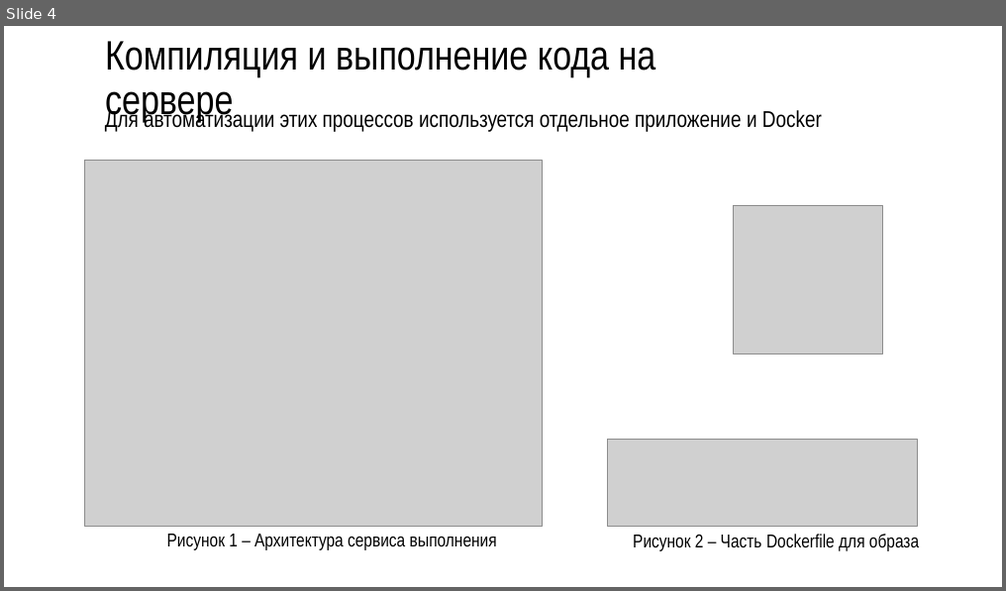
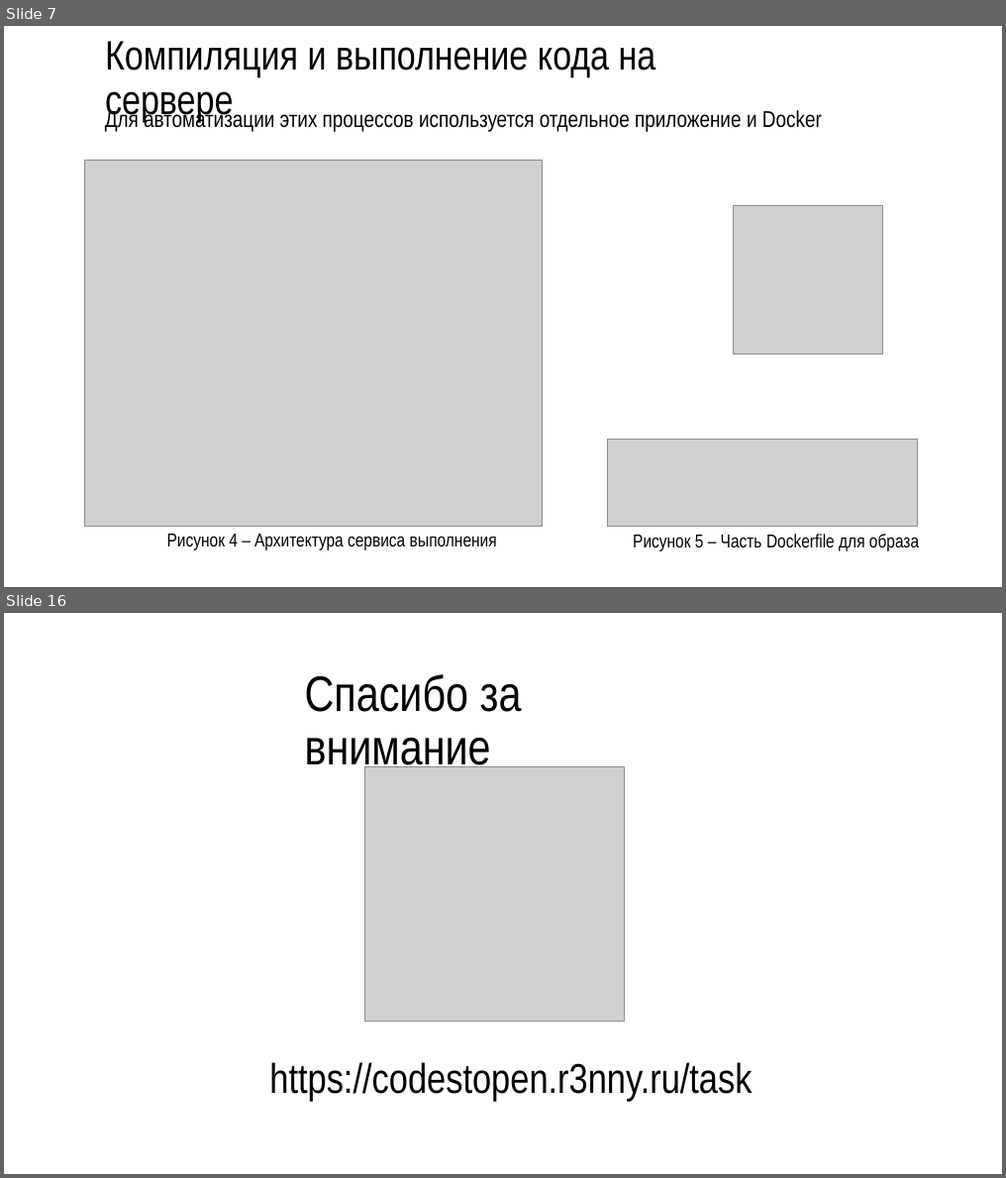
Before and after one commit to R3nnyWeb/codest-open, a slide deck: Презентация Microsoft PowerPoint.pptx. Shown one above the other, each under a label of ours: slide 4 before the commit, slides 7 and 16 after it; the slides between them are not shown. The pictures are 1006x591 and 1006x1178 pixels, drawn with LibreOffice and Linux fonts; fonts in the diff are those of the drawing; grey boxes stand for pictures; background and template pictures are left out. Boxes give left, top, right and bottom in pixels: in the first picture for what was removed or moved away, otherwise in the second. Text is boxed around its words. In the diff, an @@ line names an element or a change of style, - is before the commit and + after.

```diff
--- a/Презентация Microsoft PowerPoint.pptx
+++ b/Презентация Microsoft PowerPoint.pptx
@@ slide 16 added at [4,613,1002,1174], background picture (left out) @@
@@ title added at [305,674,522,774], 48 pt, text #000000 @@
+Спасибо за внимание
@@ picture added at [364,766,625,1021] @@
@@ text added at [269,1062,751,1101], 40 pt, text #000000 @@
+https://codestopen.r3nny.ru/task
@@ what was slide 4 is now slide 7 @@
@@ slide 7 changed as well @@
@@ text at [167,534,497,551]: text changed @@
-Рисунок 1 – Архитектура сервиса выполнения
+Рисунок 4 – Архитектура сервиса выполнения
@@ text at [633,534,919,552]: text changed @@
-Рисунок 2 – Часть Dockerfile для образа
+Рисунок 5 – Часть Dockerfile для образа
```
Also in this commit, not shown: 4 other slides changed, 9 other slides added, 1 slide removed, 1 other file.
